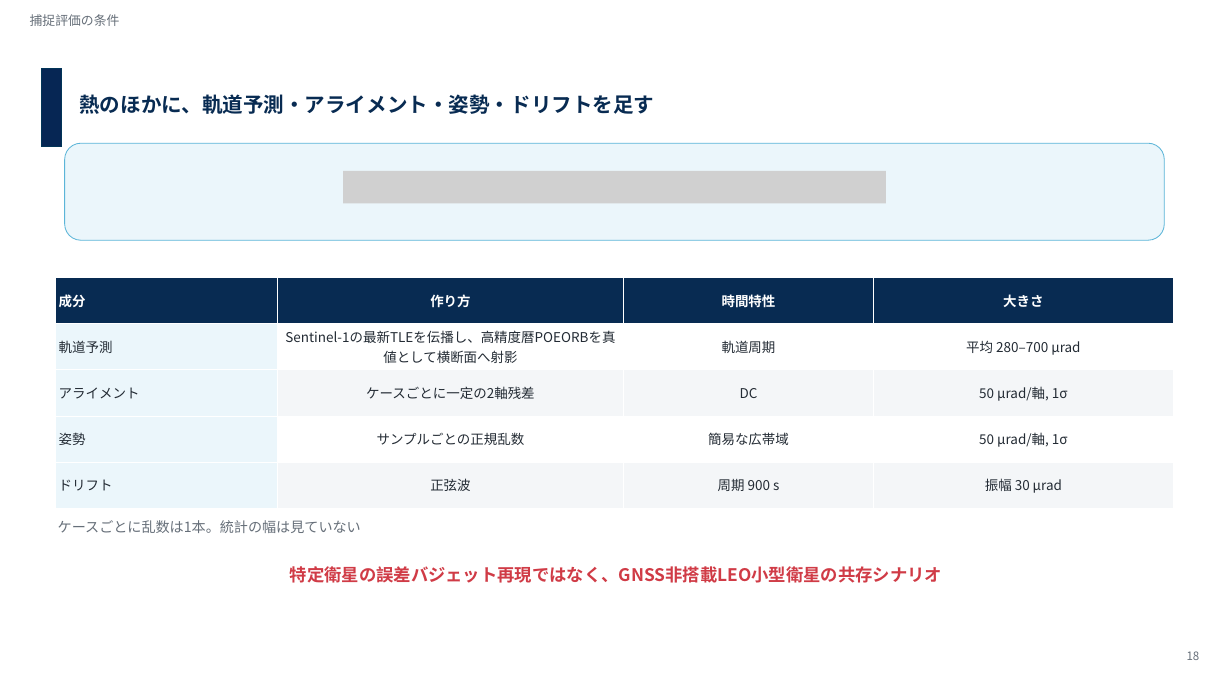
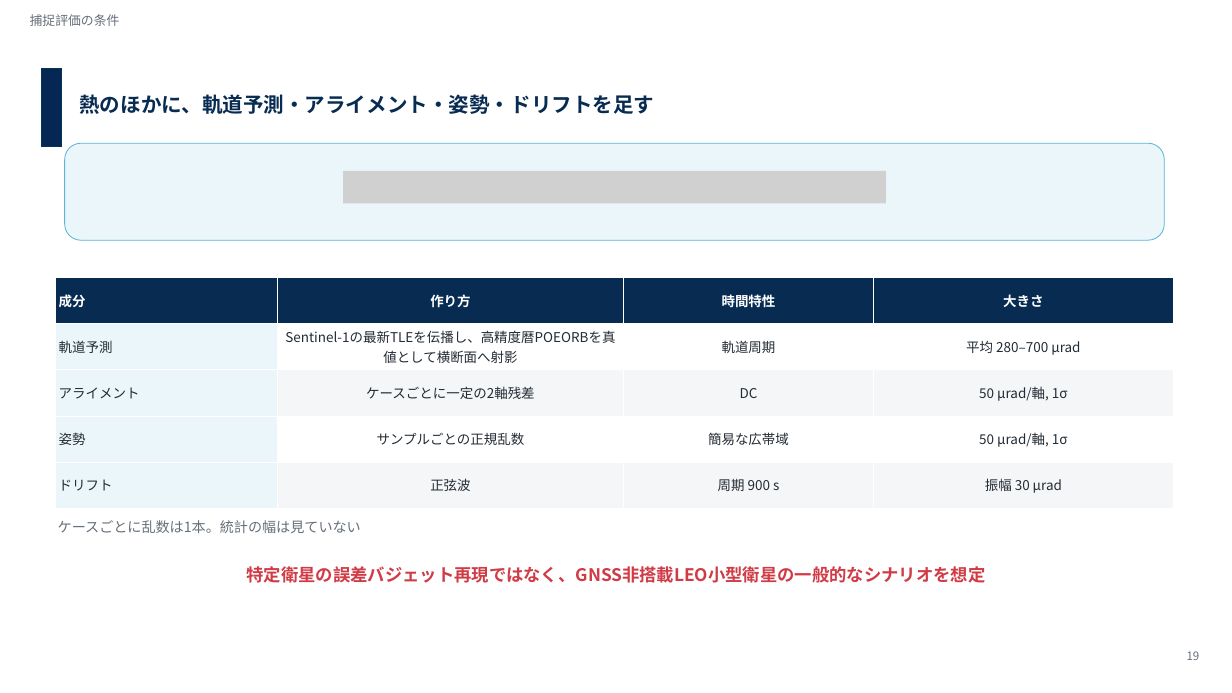
Before and after one commit to Hideki-1029/thermal-deformation-optcomm, a slide deck: slide 23 of papers/seminar/20260928_labseminar_takamoto.pptx. Drawn at 1232x693 pixels with LibreOffice and Linux fonts; fonts in the diff are those of the drawing; grey boxes stand for pictures; background and template pictures are left out. Boxes give left, top, right and bottom in pixels: in the first picture for what was removed or moved away, otherwise in the second. Text is boxed around its words. In the diff, an @@ line names an element or a change of style, - is before the commit and + after.

```diff
--- a/papers/seminar/20260928_labseminar_takamoto.pptx
+++ b/papers/seminar/20260928_labseminar_takamoto.pptx
@@ text at [246, 566, 985, 583]: text changed @@
-特定衛星の誤差バジェット再現ではなく、GNSS非搭載LEO小型衛星の共存シナリオ
+特定衛星の誤差バジェット再現ではなく、GNSS非搭載LEO小型衛星の一般的なシナリオを想定
@@ text at [1187, 651, 1200, 660]: text changed @@
-18
+19
```
Also in this commit, not shown: 22 other slides changed, 3 slides added, 1 other file.
